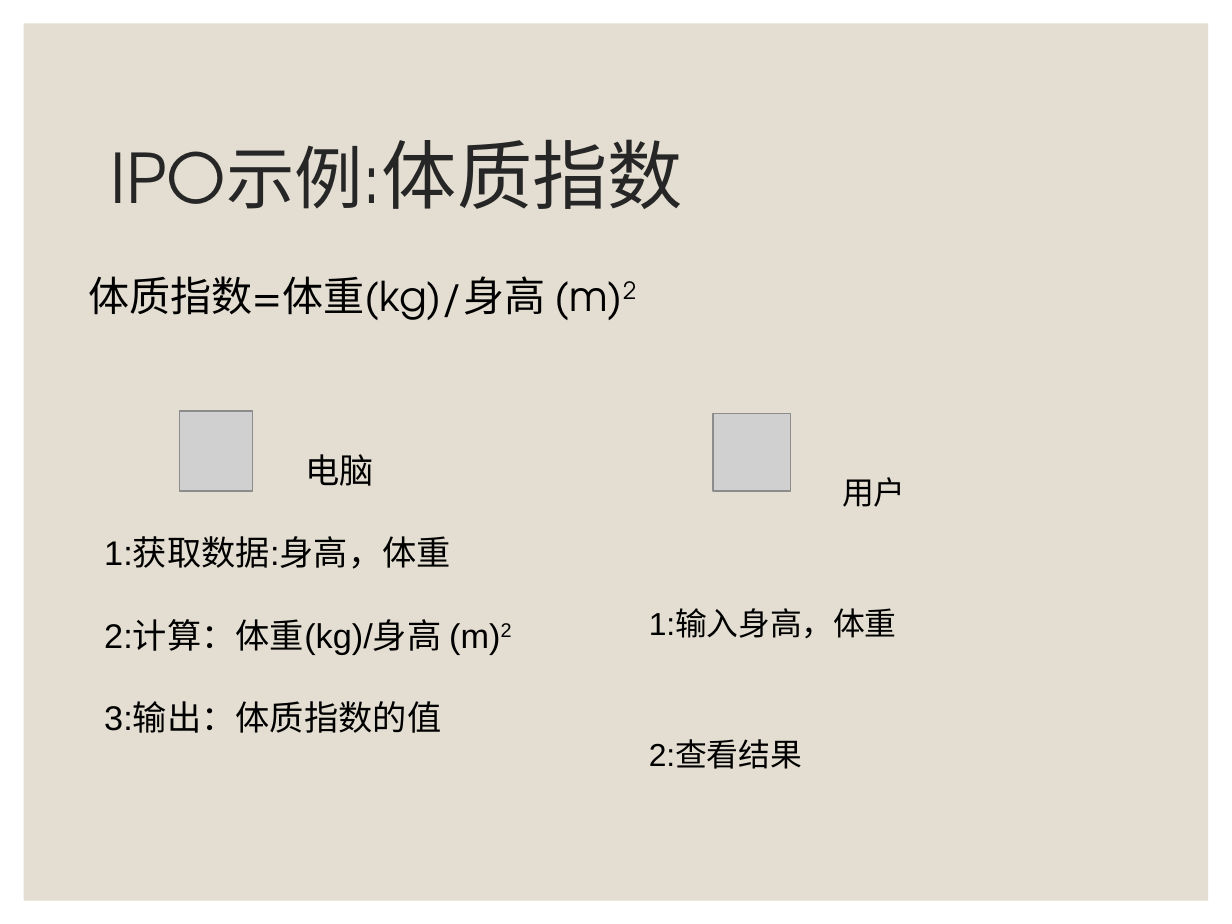
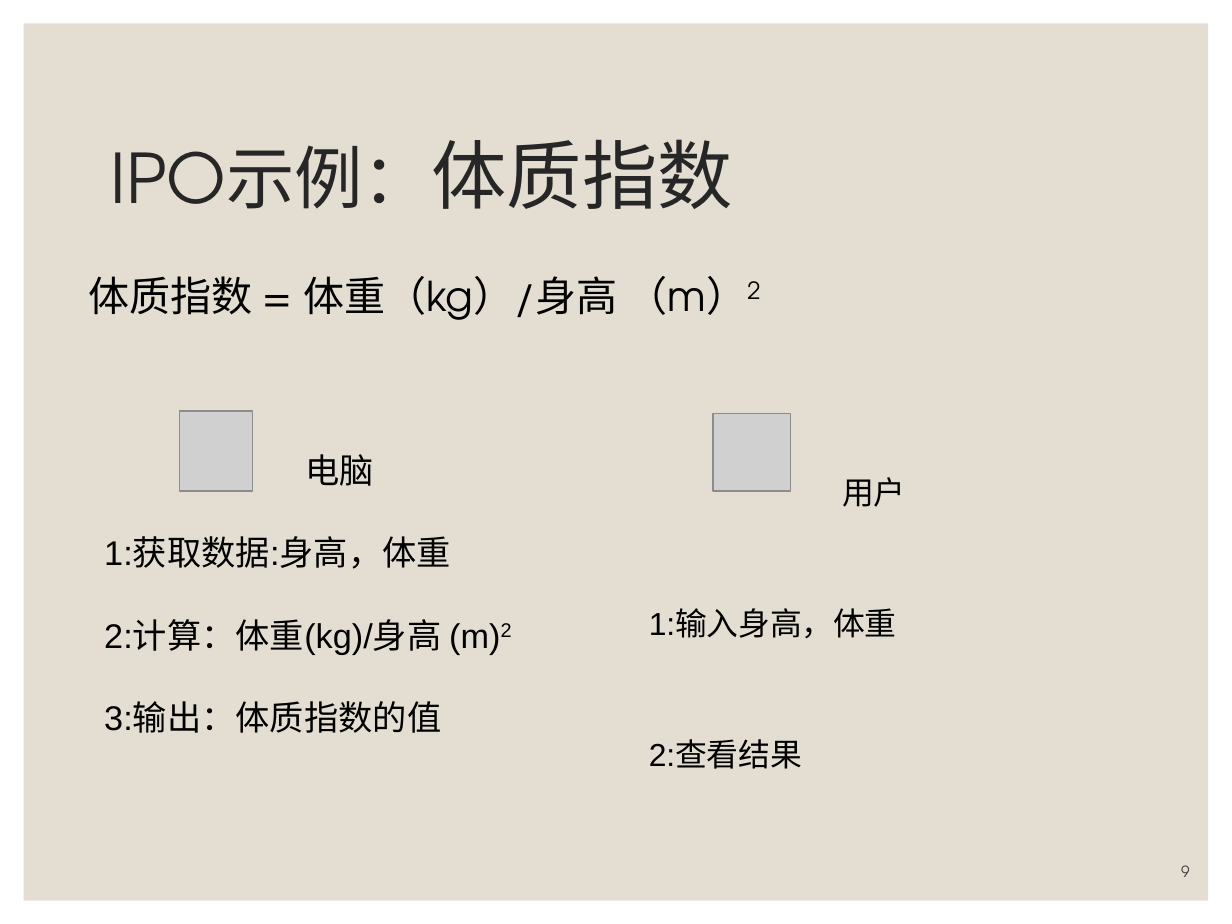
Before and after one commit to zhangjianzhang/programming_basics, a slide deck: slide 9 of files/slides/chapter_0_course_introduction.pptx (slide 8 before the commit). Drawn at 1232x924 pixels with LibreOffice and Linux fonts; fonts in the diff are those of the drawing; grey boxes stand for pictures. Boxes give left, top, right and bottom in pixels: in the first picture for what was removed or moved away, otherwise in the second. Text is boxed around its words. In the diff, an @@ line names an element or a change of style, - is before the commit and + after.

```diff
--- a/files/slides/chapter_0_course_introduction.pptx
+++ b/files/slides/chapter_0_course_introduction.pptx
@@ title at (x1=111, y1=139, x2=732, y2=209): text changed @@
-IPO示例:体质指数
+IPO示例：体质指数
@@ text at (x1=89, y1=276, x2=760, y2=320): text changed @@
-体质指数=体重(kg)/身高 (m)2
+体质指数 = 体重（kg）/身高 （m）2
@@ page number added at (x1=1181, y1=865, x2=1190, y2=877), 9 pt, text #404040 @@
+9
```
Also in this commit, not shown: 7 other slides changed, 1 slide added, 8 other files.
